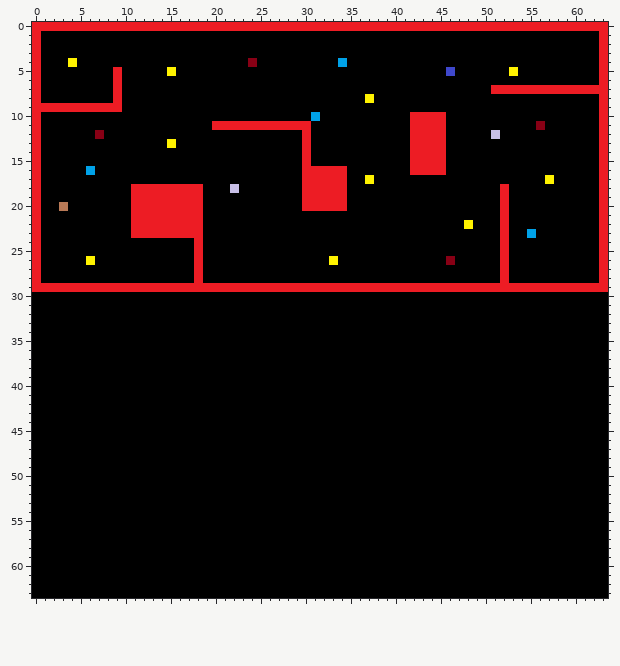
One commit to this pixel-art sprite: YT Project/Zelda Shooting Project/res/zelda_level_hunter.png. Above is the file before it was changed.
The file is 64x64 pixels.
New version:
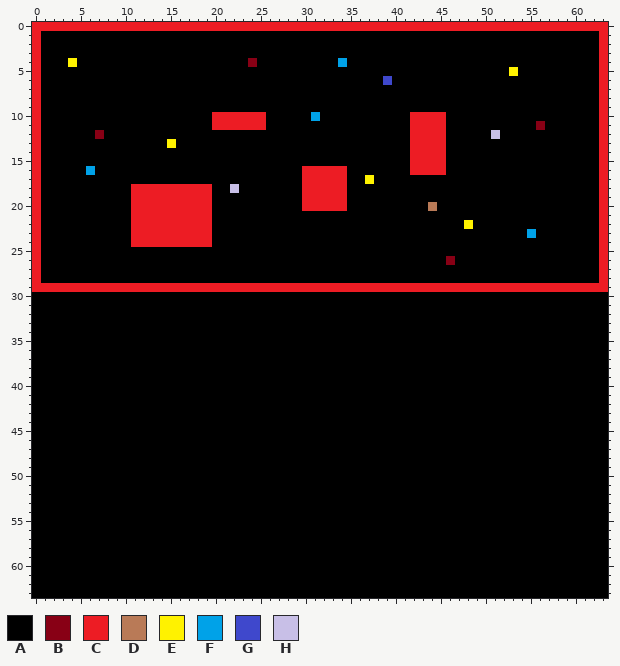
Palette (. is transparent): A #000000  B #880015  C #ed1c24  D #b97a57  E #fff200  F #00a2e8  G #3f48cc  H #c8bfe7
Change:
@@ x 0..63 @@
  4 CAAAEAAAAAAAAAAAAAAAAAAABAAAAAAAAAFAAAAAAAAAAAAAAAAAAAAAAAAAAAAC
- 5 CAAAAAAAACAAAAAEAAAAAAAAAAAAAAAAAAAAAAAAAAAAAAGAAAAAAEAAAAAAAAAC
- 6 CAAAAAAAACAAAAAAAAAAAAAAAAAAAAAAAAAAAAAAAAAAAAAAAAAAAAAAAAAAAAAC
- 7 CAAAAAAAACAAAAAAAAAAAAAAAAAAAAAAAAAAAAAAAAAAAAAAAAACCCCCCCCCCCCC
- 8 CAAAAAAAACAAAAAAAAAAAAAAAAAAAAAAAAAAAEAAAAAAAAAAAAAAAAAAAAAAAAAC
- 9 CCCCCCCCCCAAAAAAAAAAAAAAAAAAAAAAAAAAAAAAAAAAAAAAAAAAAAAAAAAAAAAC
-10 CAAAAAAAAAAAAAAAAAAAAAAAAAAAAAAFAAAAAAAAAACCCCAAAAAAAAAAAAAAAAAC
-11 CAAAAAAAAAAAAAAAAAAACCCCCCCCCCCAAAAAAAAAAACCCCAAAAAAAAAABAAAAAAC
-12 CAAAAAABAAAAAAAAAAAAAAAAAAAAAACAAAAAAAAAAACCCCAAAAAHAAAAAAAAAAAC
-13 CAAAAAAAAAAAAAAEAAAAAAAAAAAAAACAAAAAAAAAAACCCCAAAAAAAAAAAAAAAAAC
-14 CAAAAAAAAAAAAAAAAAAAAAAAAAAAAACAAAAAAAAAAACCCCAAAAAAAAAAAAAAAAAC
-15 CAAAAAAAAAAAAAAAAAAAAAAAAAAAAACAAAAAAAAAAACCCCAAAAAAAAAAAAAAAAAC
+ 5 CAAAAAAAAAAAAAAAAAAAAAAAAAAAAAAAAAAAAAAAAAAAAAAAAAAAAEAAAAAAAAAC
+ 6 CAAAAAAAAAAAAAAAAAAAAAAAAAAAAAAAAAAAAAAGAAAAAAAAAAAAAAAAAAAAAAAC
+ 7 CAAAAAAAAAAAAAAAAAAAAAAAAAAAAAAAAAAAAAAAAAAAAAAAAAAAAAAAAAAAAAAC
+ 8 CAAAAAAAAAAAAAAAAAAAAAAAAAAAAAAAAAAAAAAAAAAAAAAAAAAAAAAAAAAAAAAC
+ 9 CAAAAAAAAAAAAAAAAAAAAAAAAAAAAAAAAAAAAAAAAAAAAAAAAAAAAAAAAAAAAAAC
+10 CAAAAAAAAAAAAAAAAAAACCCCCCAAAAAFAAAAAAAAAACCCCAAAAAAAAAAAAAAAAAC
+11 CAAAAAAAAAAAAAAAAAAACCCCCCAAAAAAAAAAAAAAAACCCCAAAAAAAAAABAAAAAAC
+12 CAAAAAABAAAAAAAAAAAAAAAAAAAAAAAAAAAAAAAAAACCCCAAAAAHAAAAAAAAAAAC
+13 CAAAAAAAAAAAAAAEAAAAAAAAAAAAAAAAAAAAAAAAAACCCCAAAAAAAAAAAAAAAAAC
+14 CAAAAAAAAAAAAAAAAAAAAAAAAAAAAAAAAAAAAAAAAACCCCAAAAAAAAAAAAAAAAAC
+15 CAAAAAAAAAAAAAAAAAAAAAAAAAAAAAAAAAAAAAAAAACCCCAAAAAAAAAAAAAAAAAC
 16 CAAAAAFAAAAAAAAAAAAAAAAAAAAAAACCCCCAAAAAAACCCCAAAAAAAAAAAAAAAAAC
-17 CAAAAAAAAAAAAAAAAAAAAAAAAAAAAACCCCCAAEAAAAAAAAAAAAAAAAAAAEAAAAAC
-18 CAAAAAAAAAACCCCCCCCAAAHAAAAAAACCCCCAAAAAAAAAAAAAAAAACAAAAAAAAAAC
-19 CAAAAAAAAAACCCCCCCCAAAAAAAAAAACCCCCAAAAAAAAAAAAAAAAACAAAAAAAAAAC
-20 CAADAAAAAAACCCCCCCCAAAAAAAAAAACCCCCAAAAAAAAAAAAAAAAACAAAAAAAAAAC
-21 CAAAAAAAAAACCCCCCCCAAAAAAAAAAAAAAAAAAAAAAAAAAAAAAAAACAAAAAAAAAAC
-22 CAAAAAAAAAACCCCCCCCAAAAAAAAAAAAAAAAAAAAAAAAAAAAAEAAACAAAAAAAAAAC
-23 CAAAAAAAAAACCCCCCCCAAAAAAAAAAAAAAAAAAAAAAAAAAAAAAAAACAAFAAAAAAAC
-24 CAAAAAAAAAAAAAAAAACAAAAAAAAAAAAAAAAAAAAAAAAAAAAAAAAACAAAAAAAAAAC
-25 CAAAAAAAAAAAAAAAAACAAAAAAAAAAAAAAAAAAAAAAAAAAAAAAAAACAAAAAAAAAAC
-26 CAAAAAEAAAAAAAAAAACAAAAAAAAAAAAAAEAAAAAAAAAAAABAAAAACAAAAAAAAAAC
-27 CAAAAAAAAAAAAAAAAACAAAAAAAAAAAAAAAAAAAAAAAAAAAAAAAAACAAAAAAAAAAC
-28 CAAAAAAAAAAAAAAAAACAAAAAAAAAAAAAAAAAAAAAAAAAAAAAAAAACAAAAAAAAAAC
+17 CAAAAAAAAAAAAAAAAAAAAAAAAAAAAACCCCCAAEAAAAAAAAAAAAAAAAAAAAAAAAAC
+18 CAAAAAAAAAACCCCCCCCCAAHAAAAAAACCCCCAAAAAAAAAAAAAAAAAAAAAAAAAAAAC
+19 CAAAAAAAAAACCCCCCCCCAAAAAAAAAACCCCCAAAAAAAAAAAAAAAAAAAAAAAAAAAAC
+20 CAAAAAAAAAACCCCCCCCCAAAAAAAAAACCCCCAAAAAAAAADAAAAAAAAAAAAAAAAAAC
+21 CAAAAAAAAAACCCCCCCCCAAAAAAAAAAAAAAAAAAAAAAAAAAAAAAAAAAAAAAAAAAAC
+22 CAAAAAAAAAACCCCCCCCCAAAAAAAAAAAAAAAAAAAAAAAAAAAAEAAAAAAAAAAAAAAC
+23 CAAAAAAAAAACCCCCCCCCAAAAAAAAAAAAAAAAAAAAAAAAAAAAAAAAAAAFAAAAAAAC
+24 CAAAAAAAAAACCCCCCCCCAAAAAAAAAAAAAAAAAAAAAAAAAAAAAAAAAAAAAAAAAAAC
+25 CAAAAAAAAAAAAAAAAAAAAAAAAAAAAAAAAAAAAAAAAAAAAAAAAAAAAAAAAAAAAAAC
+26 CAAAAAAAAAAAAAAAAAAAAAAAAAAAAAAAAAAAAAAAAAAAAABAAAAAAAAAAAAAAAAC
+27 CAAAAAAAAAAAAAAAAAAAAAAAAAAAAAAAAAAAAAAAAAAAAAAAAAAAAAAAAAAAAAAC
+28 CAAAAAAAAAAAAAAAAAAAAAAAAAAAAAAAAAAAAAAAAAAAAAAAAAAAAAAAAAAAAAAC
 29 CCCCCCCCCCCCCCCCCCCCCCCCCCCCCCCCCCCCCCCCCCCCCCCCCCCCCCCCCCCCCCCC
